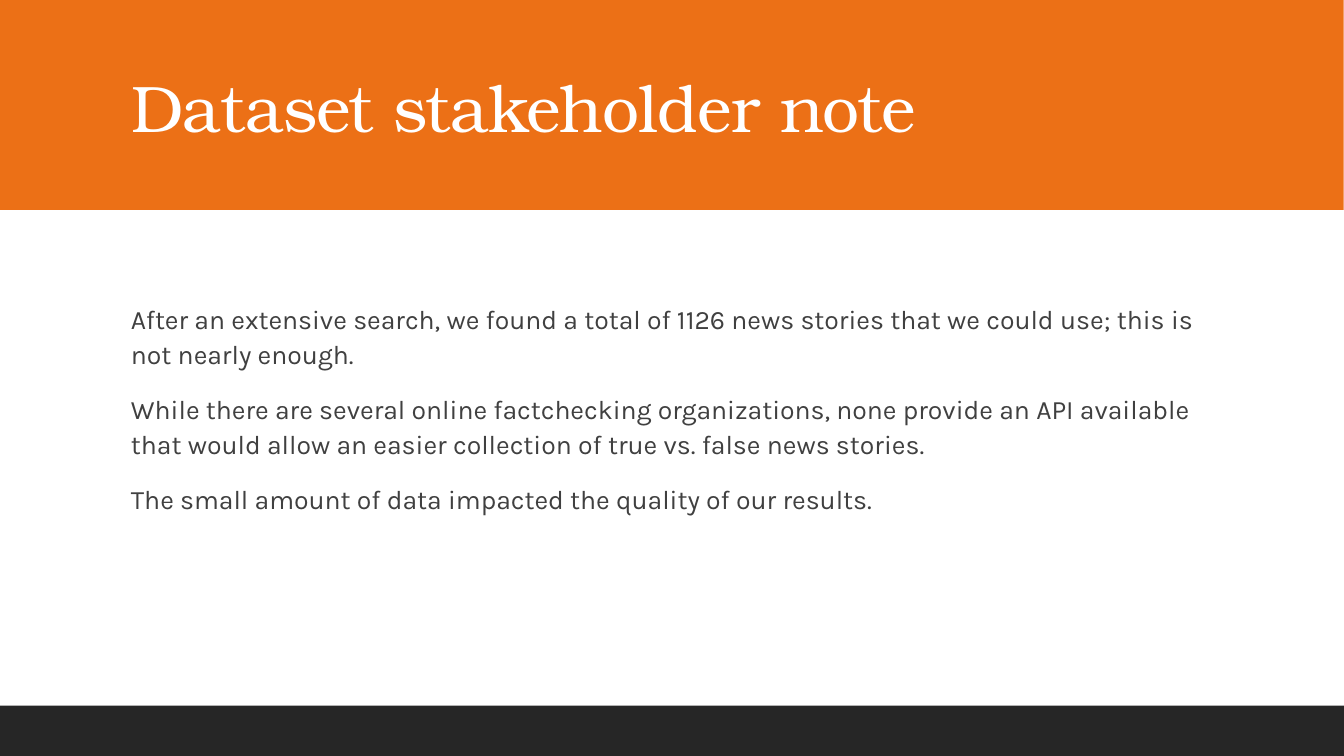
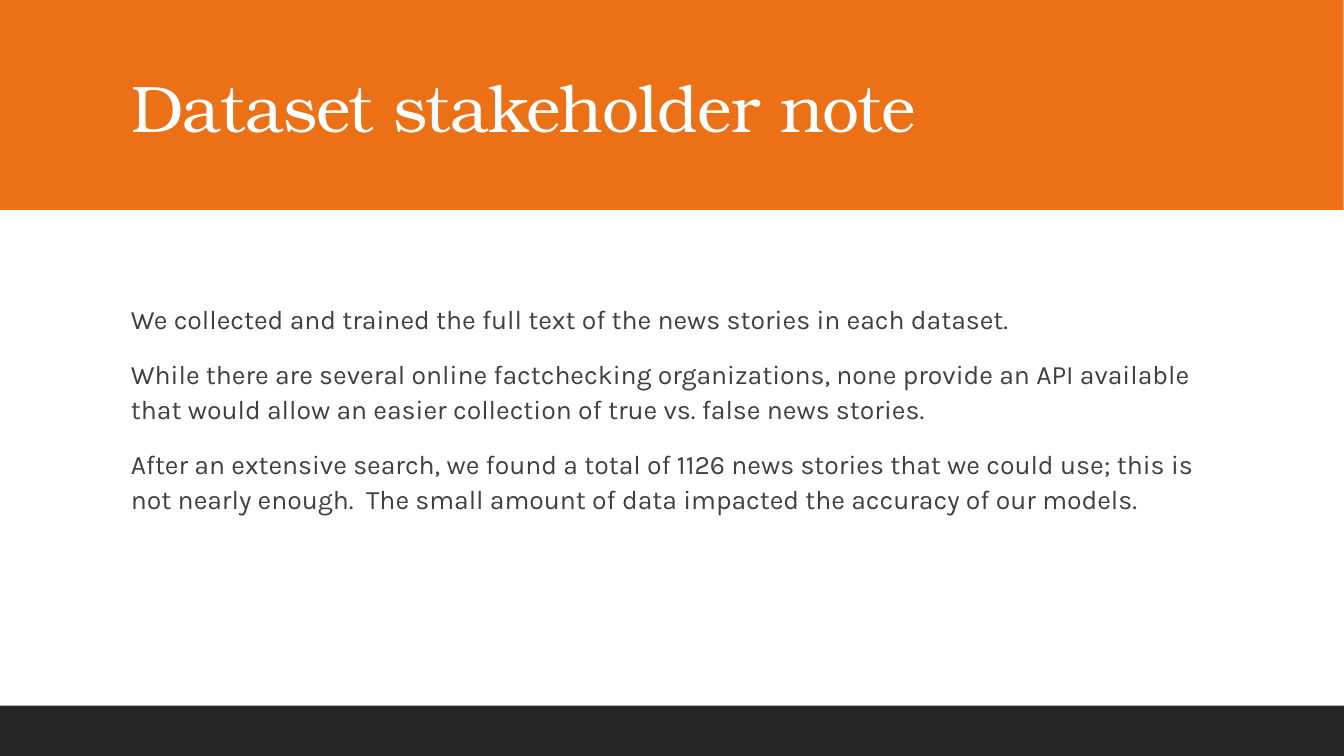
Before and after one commit to adamx97/Data-Science-Advanced-Capstone, a slide deck: slide 5 of Final Documents/TrueVsFakeNewsStakeholders.pptx (slide 4 before the commit). Drawn at 1344x756 pixels with LibreOffice and Linux fonts; fonts in the diff are those of the drawing. Boxes give left, top, right and bottom in pixels: in the first picture for what was removed or moved away, otherwise in the second. Text is boxed around its words. In the diff, an @@ line names an element or a change of style, - is before the commit and + after.

```diff
--- a/Final Documents/TrueVsFakeNewsStakeholders.pptx
+++ b/Final Documents/TrueVsFakeNewsStakeholders.pptx
@@ text at bbox=[131, 310, 1008, 330]: text changed @@
-  After an extensive search, we found a total of 1126 news stories that we could use; this is not nearly enough.
+  We collected and trained the full text of the news stories in each dataset.
@@ text at bbox=[131, 455, 1193, 516]: text changed @@
-  The small amount of data impacted the quality of our results.
+  After an extensive search, we found a total of 1126 news stories that we could use; this is not nearly enough. The small amount of data impacted the accuracy of our models.
```
Also in this commit, not shown: 3 other slides changed, 2 slides added, 5 other files.
